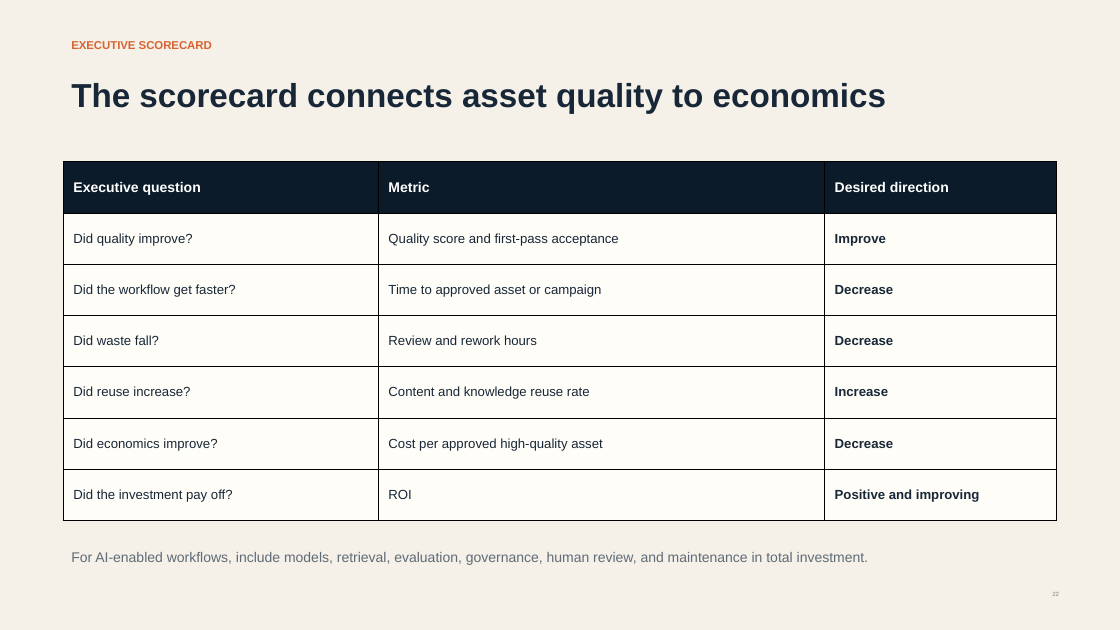
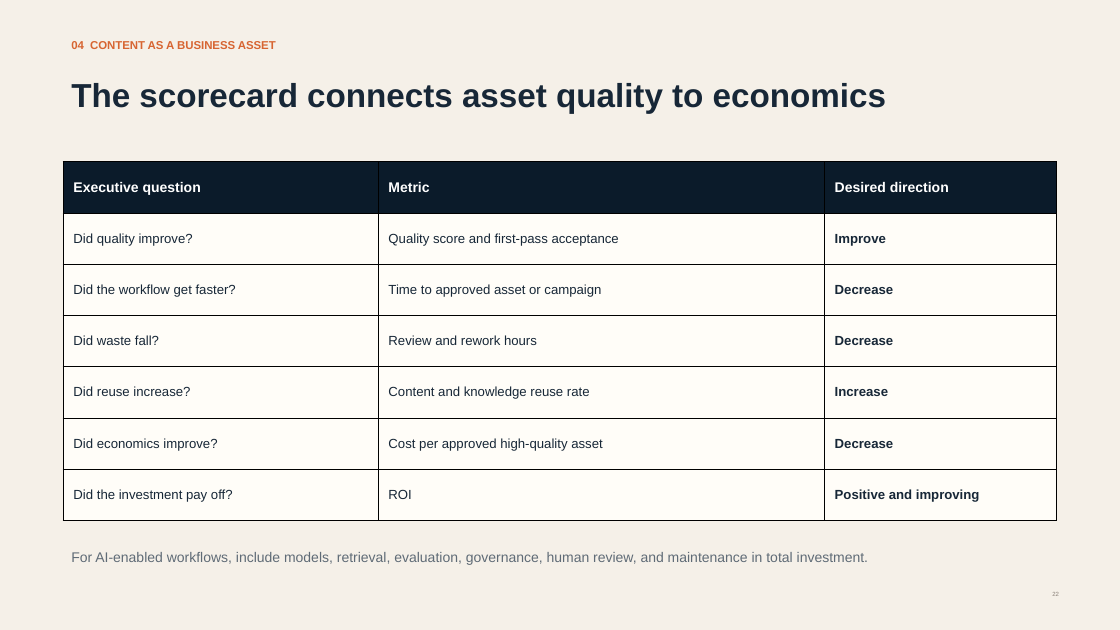
Before and after one commit to sharmiladas/sharmiladas.github.io, a slide deck: slide 22 of downloads/Unified_Content_Strategy_in_Practice.pptx. Drawn at 1120x630 pixels with LibreOffice and Linux fonts; fonts in the diff are those of the drawing. Boxes give left, top, right and bottom in pixels: in the first picture for what was removed or moved away, otherwise in the second. Text is boxed around its words. In the diff, an @@ line names an element or a change of style, - is before the commit and + after.

```diff
--- a/downloads/Unified_Content_Strategy_in_Practice.pptx
+++ b/downloads/Unified_Content_Strategy_in_Practice.pptx
@@ text at box(71, 41, 276, 49): text changed @@
-EXECUTIVE SCORECARD
+04 CONTENT AS A BUSINESS ASSET
```
Also in this commit, not shown: 25 other slides changed.
